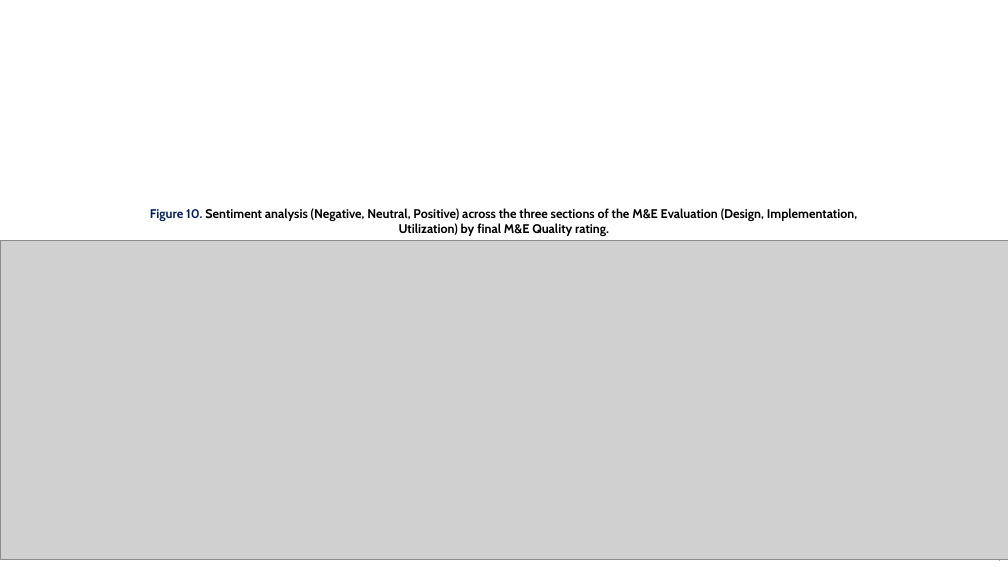
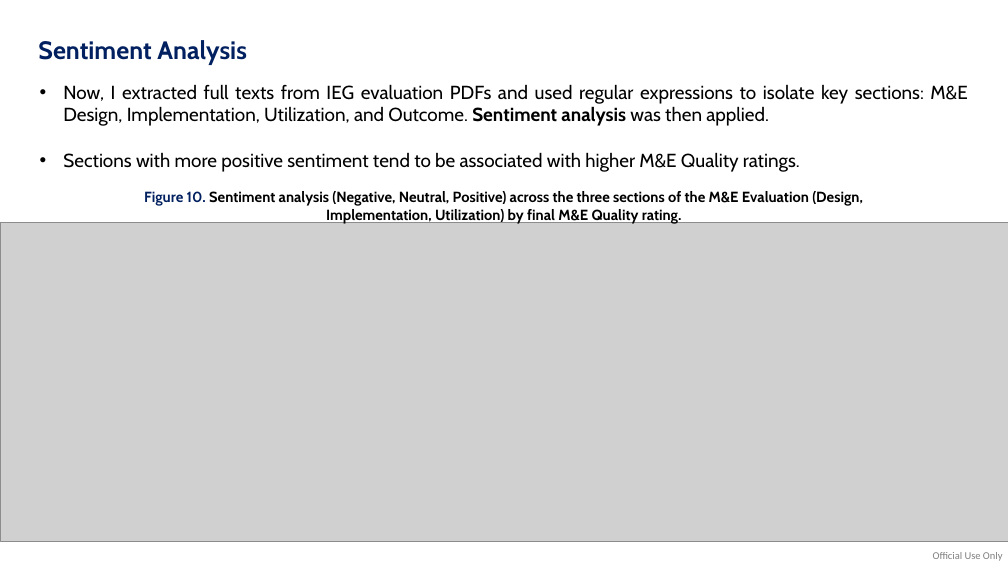
Before and after one commit to diegopaal/IEG-Interview, a slide deck: slide 11 of 3_Outputs/Diego Parra - IEG Interview.pptx (slide 8 before the commit). Drawn at 1008x567 pixels with LibreOffice and Linux fonts; fonts in the diff are those of the drawing; grey boxes stand for pictures. Boxes give left, top, right and bottom in pixels: in the first picture for what was removed or moved away, otherwise in the second. Text is boxed around its words. In the diff, an @@ line names an element or a change of style, - is before the commit and + after.

```diff
--- a/3_Outputs/Diego Parra - IEG Interview.pptx
+++ b/3_Outputs/Diego Parra - IEG Interview.pptx
@@ text added at [38, 40, 247, 65], 24 pt, text #002060, bold @@
+Sentiment Analysis
@@ text added at [63, 84, 967, 172], 18 pt, text #000000 @@
+• Now, I extracted full texts from IEG evaluation PDFs and used regular expressions to isolate key sections: M&E Design, Implementation, Utilization, and Outcome. Sentiment analysis was then applied.
+• Sections with more positive sentiment tend to be associated with higher M&E Quality ratings.
@@ text "Figure 10. Sentiment analysis (Negative, ...": place and size @@
-text "Figure 10. Sentiment analysis (Negative, ..." at [150, 208, 857, 236]
+text "Figure 10. Sentiment analysis (Negative, ..." at [144, 191, 863, 224]
@@ text "Figure 10. Sentiment analysis (Negative, ..." at [144, 191, 863, 224]: size 12 to 14 pt @@
@@ picture: place and size @@
-picture at [0, 240, 1008, 560]
+picture at [0, 222, 1008, 541]
```
Also in this commit, not shown: 11 other slides changed, 3 slides added.
